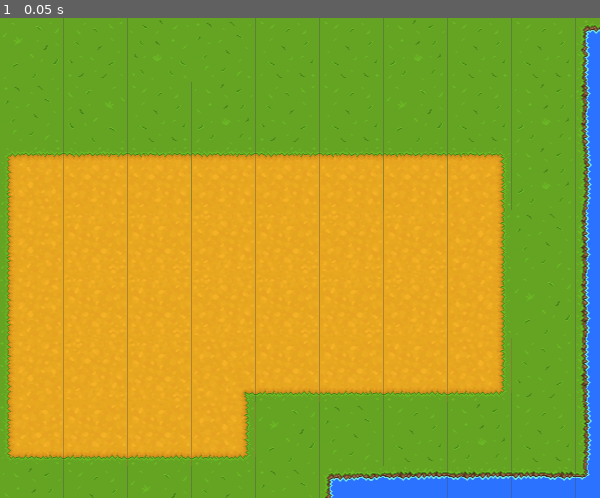
Above: before the commit, frame 1.
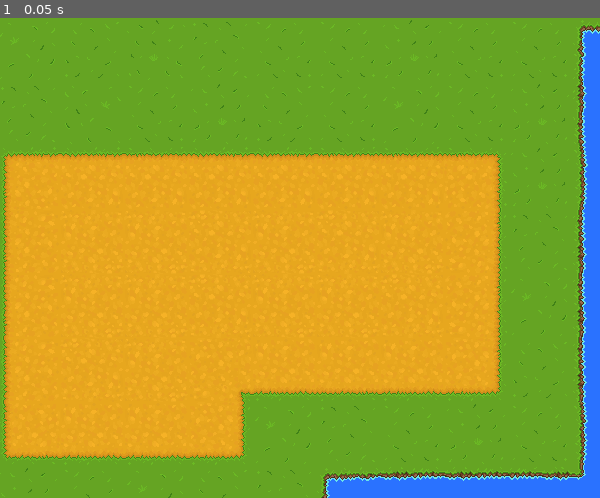
Above: after the commit, the same moment.

Repository: tag23/wanderer
Game: Godot game, scene res://Scenes/Main.tscn
Two runs of this game, one before a commit and one after it. Both use one fixed random seed, a clock stepped at 60 frames per second and the inputs below.
Inputs:
- Up to frame 1 (0.05 s): no input

The runs differ from the first frame. In frame 1, 5.6% of the frame differs, in the area x 0-100%, y 0-100%.

Commit message:
Fixed mapping

Diff:
--- a/Scenes/Main.tscn
+++ b/Scenes/Main.tscn
@@ -6,7 +6,8 @@
 
 [node name="Node2D" type="Node2D" parent="." index="0"]
 
-position = Vector2( 383.625, 0 )
+position = Vector2( 380, 0 )
+_sections_unfolded = [ "Material", "Transform", "Visibility", "Z Index" ]
 
 [node name="Tilemap2" type="TileMap" parent="Node2D" index="0"]
 
@@ -28,3 +29,6 @@
 format = 1
 tile_data = PoolIntArray( 65530, 2, 0, 65531, 536870913, 0, 65532, 536870912, 0, 65533, 1610612737, 0, 65534, 1, 0, 655 …(1779 unchanged characters)…
 _sections_unfolded = [ "Cell" ]
+__meta__ = {
+"_edit_lock_": true
+}
